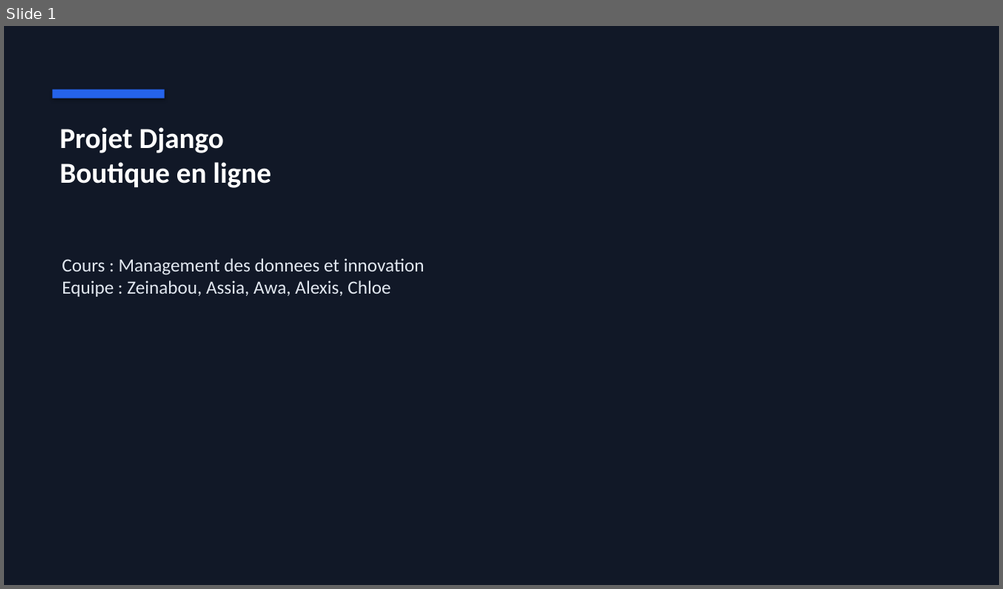
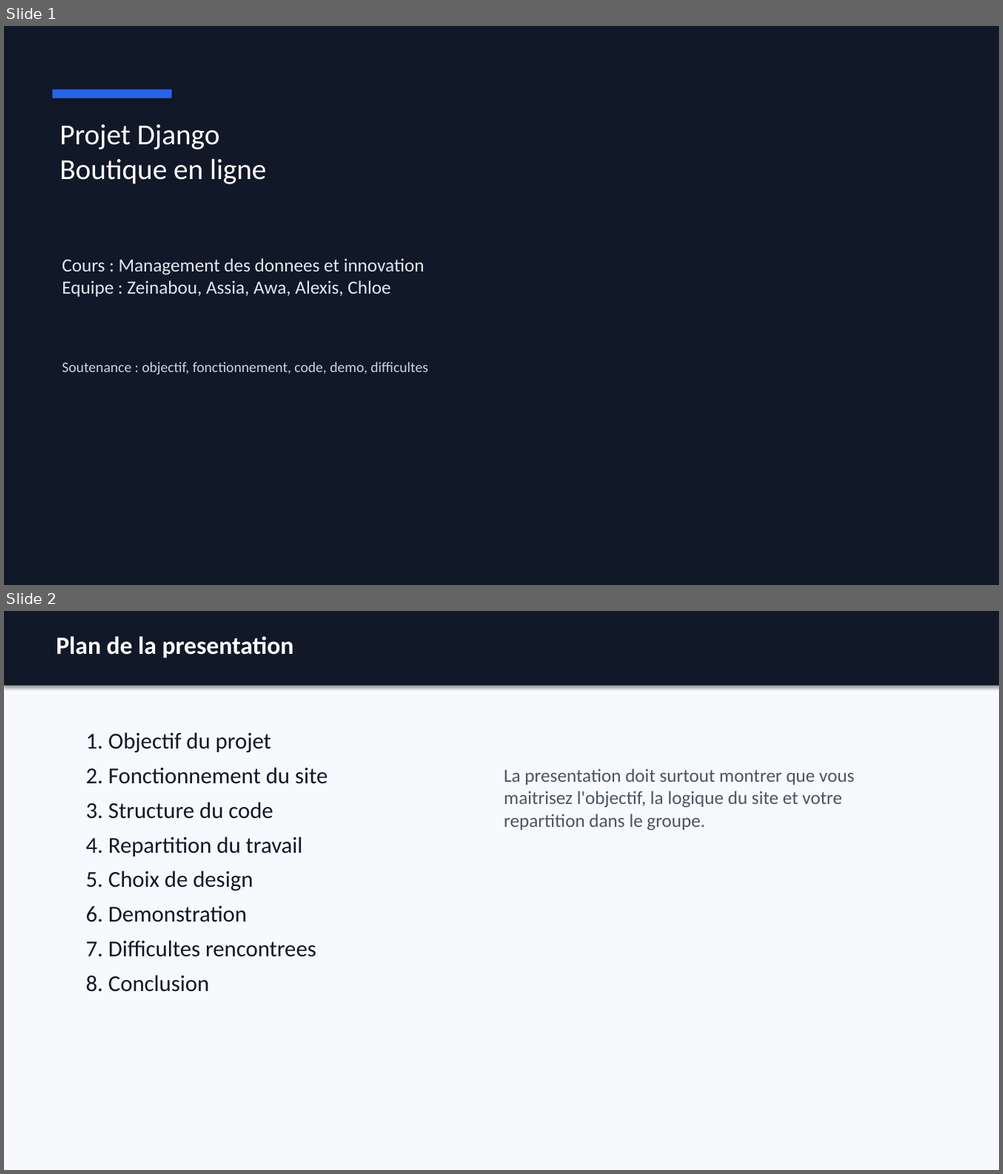
Before and after one commit to Djakumani/Projet-Python-Boutique, a slide deck: docs/presentation_soutenance_boutique.pptx. Shown one above the other, each under a label of ours: slide 1 before the commit, slides 1 and 2 after it. The pictures are 1003x589 and 1003x1174 pixels, drawn with LibreOffice and Linux fonts; fonts in the diff are those of the drawing. Boxes give left, top, right and bottom in pixels: in the first picture for what was removed or moved away, otherwise in the second. Text is boxed around its words. In the diff, an @@ line names an element or a change of style, - is before the commit and + after.

Commit message:
Expand soutenance materials and update women images

```diff
--- a/docs/presentation_soutenance_boutique.pptx
+++ b/docs/presentation_soutenance_boutique.pptx
@@ slide 2 added at (4, 611, 999, 1170), background #F7F9FC @@
@@ rectangle added at (4, 611, 999, 686), fill #111827 @@
@@ text added at (56, 636, 294, 658), 24 pt, text #FFFFFF, bold @@
+Plan de la presentation
@@ text added at (86, 732, 327, 992), 22 pt, text #111827 @@
+1. Objectif du projet
+2. Fonctionnement du site
+3. Structure du code
+4. Repartition du travail
+5. Choix de design
+6. Demonstration
+7. Difficultes rencontrees
+8. Conclusion
@@ text added at (504, 769, 854, 831), 18 pt, text #4B5563 @@
+La presentation doit surtout montrer que vous maitrisez l'objectif, la logique du site et votre repartition dans le groupe.
@@ slide 1 changed as well @@
@@ rectangle: place and size @@
-rectangle at (53, 90, 165, 99)
+rectangle at (53, 90, 172, 99)
@@ text "Projet Django Boutique en ligne" at (60, 124, 266, 184): bold off @@
@@ text added at (62, 362, 428, 375), 14 pt, text #D1D5DB @@
+Soutenance : objectif, fonctionnement, code, demo, difficultes
```
Also in this commit, not shown: 4 other slides changed, 7 other slides added, 2 slides removed, 5 other files.
